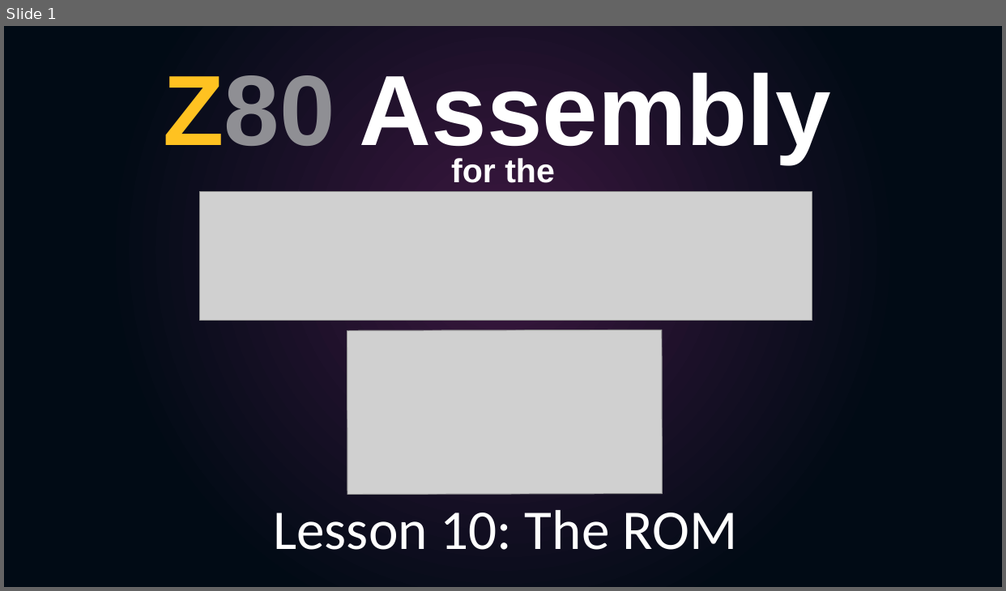
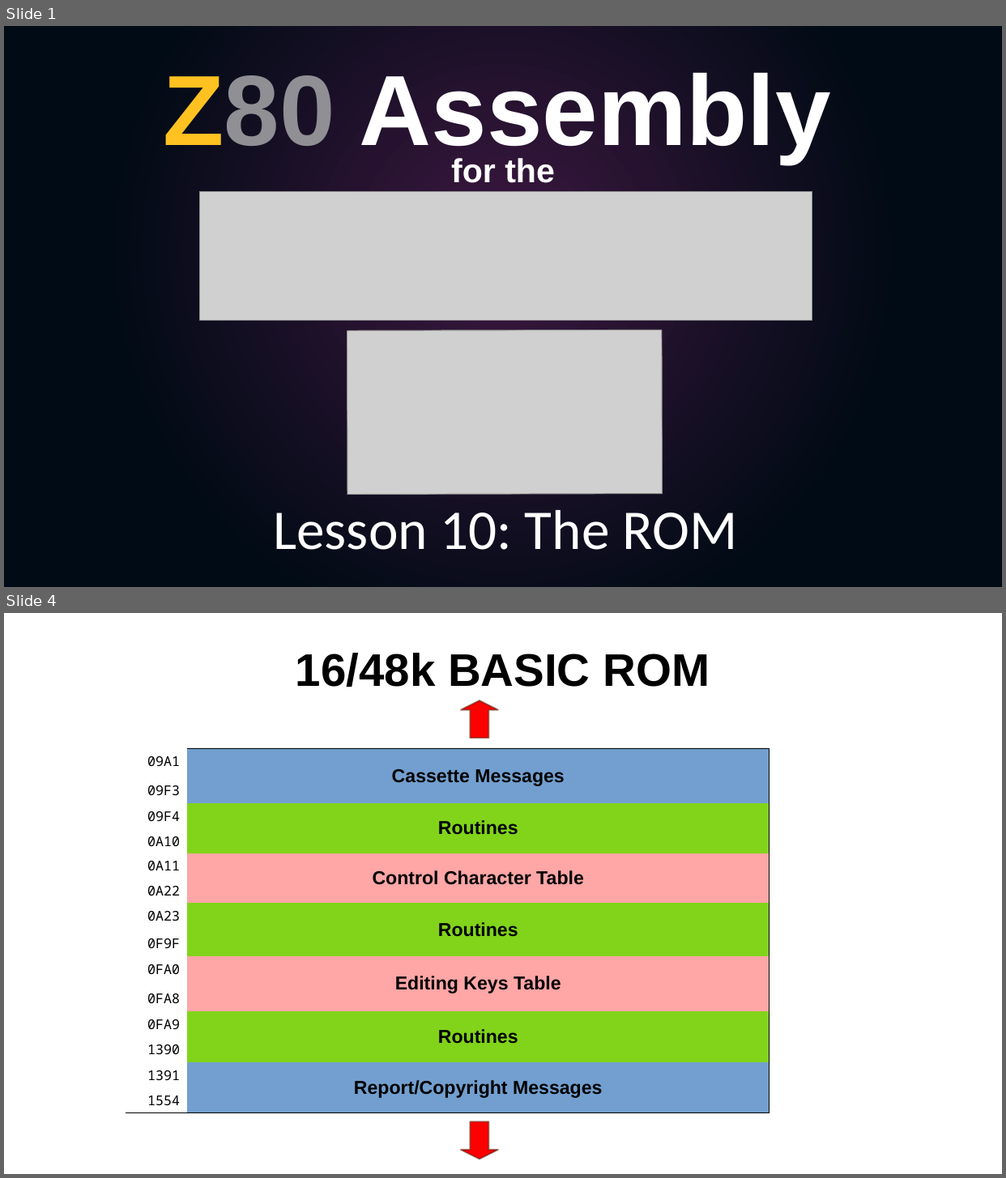
Before and after one commit to SlithyMatt/zxs-assembly-tutorial, a slide deck: Lesson10/Lesson10.odp. Shown one above the other, each under a label of ours: slide 1 before the commit, slides 1 and 4 after it; the slides between them are not shown. The pictures are 1006x591 and 1006x1178 pixels, drawn with LibreOffice and Linux fonts; fonts in the diff are those of the drawing; grey boxes stand for pictures. Boxes give left, top, right and bottom in pixels: in the first picture for what was removed or moved away, otherwise in the second. Text is boxed around its words. In the diff, an @@ line names an element or a change of style, - is before the commit and + after.

```diff
--- a/Lesson10/Lesson10.odp
+++ b/Lesson10/Lesson10.odp
@@ slide 4 added at (x1=4, y1=613, x2=1002, y2=1174), background #FFFFFF @@
@@ title added at (x1=296, y1=653, x2=710, y2=687), 44 pt, text #000000, bold @@
+16/48k BASIC ROM
@@ down arrow added at (x1=461, y1=700, x2=498, y2=738), fill #FF0000, outline #50200C 1.45 pt @@
@@ table added at (x1=126, y1=748, x2=769, y2=1112), 14 rows, 2 columns @@
+09A1 | Cassette Messages
+09F3 | 
+09F4 | Routines
+0A10 | 
+0A11 | Control Character Table
+0A22 | 
+0A23 | Routines
+0F9F | 
+0FA0 | Editing Keys Table
+0FA8 | 
+0FA9 | Routines
+1390 | 
+1391 | Report/Copyright Messages
+1554 | 
@@ down arrow added at (x1=461, y1=1122, x2=498, y2=1160), fill #FF0000, outline #50200C 1.45 pt @@
```
Also in this commit, not shown: 2 slides changed, 11 other slides added, 2 slides removed.
